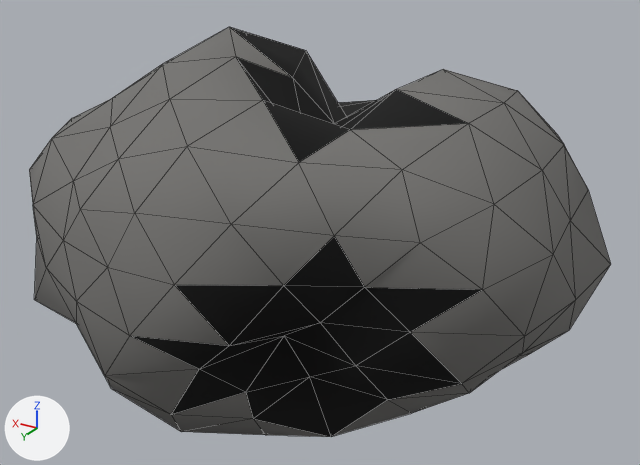
Two versions of the glTF model assets/asteroids/asteroid_sml_00.glb, one commit apart.
Before and after are seen from a 50 mm camera at (-1.88, 2.93, 1.49) aimed at (-0.1, -0.04, 0.0). Lighting does not change. The marker at lower left points along +X, +Y and +Z. The older version comes first. Mesh edges are drawn as thin lines. Vertices at exactly the same position are counted once.

Objects in the first picture: 'asteroid_sml_00'.
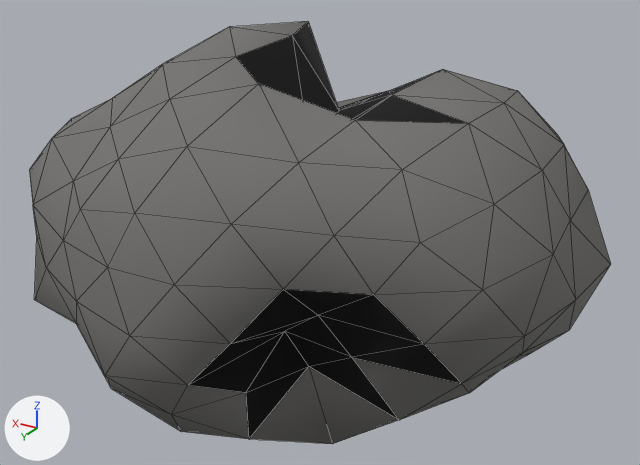
The edits, one by one:
me_icosphere has 162 vertices, 320 faces and spans x -1.24..1.13, y -1.12..1.03, z -0.71..0.84.
me_icosphere is used by ob_asteroid_sml_00; location (0.0, 0.0, 0.0).
Part 1, on me_icosphere:
Vertex 28 of me_icosphere moves from (-0.52, 0.0, -0.58) to (-0.57, 0.0, -0.64).
Vertex 29 of me_icosphere moves from (-0.2, 0.0, -0.5) to (-0.18, 0.0, -0.45).
Vertex 33 of me_icosphere moves from (-0.24, 0.68, -0.46) at pixel (253, 418) to (-0.26, 0.74, -0.5) at pixel (248, 439).
Vertex 35 of me_icosphere moves from (-0.08, 0.21, -0.62) to (-0.08, 0.24, -0.7).
Vertex 37 of me_icosphere moves from (-0.69, 0.45, -0.35) at pixel (387, 399) to (-0.76, 0.5, -0.38) at pixel (399, 420).
Vertex 59 of me_icosphere moves from (-0.64, 0.57, 0.15) at pixel (364, 287) to (-0.71, 0.63, 0.16) at pixel (373, 294).
Vertex 66 of me_icosphere moves from (-0.15, 0.87, -0.17) at pixel (199, 369) to (-0.17, 0.95, -0.18) at pixel (187, 385).
Vertex 114 of me_icosphere moves from (-0.32, 0.91, 0.0) at pixel (229, 345) to (-0.32, 0.9, 0.0) at pixel (230, 343).
Vertex 115 of me_icosphere moves from (-0.42, 0.73, 0.17) at pixel (283, 285) to (-0.44, 0.77, 0.18) at pixel (283, 289).
Vertex 128 of me_icosphere moves from (-0.79, 0.52, 0.0) at pixel (410, 332) to (-0.87, 0.57, 0.0) at pixel (424, 344).
Vertex 142 of me_icosphere moves from (-0.49, 0.53, -0.54) at pixel (331, 436) to (-0.51, 0.54, -0.55) at pixel (332, 443).
Vertex 154 of me_icosphere moves from (-0.42, 0.56, -0.27) at pixel (309, 376) to (-0.39, 0.53, -0.26) at pixel (308, 366).
Vertex 155 of me_icosphere moves from (-0.5, 0.62, 0.0) at pixel (320, 322) to (-0.47, 0.58, 0.0) at pixel (318, 315).
Vertex 156 of me_icosphere moves from (-0.32, 0.58, -0.12) at pixel (284, 335) to (-0.31, 0.56, -0.12) at pixel (284, 331).
Vertex 161 of me_icosphere moves from (-0.61, 0.57, -0.16) at pixel (355, 365) to (-0.58, 0.54, -0.15) at pixel (351, 357).
Part 2, on me_icosphere:
Vertex 11 of me_icosphere moves from (0.0, 0.0, 0.66) at pixel (292, 77) to (0.0, 0.0, 0.83) at pixel (292, 35).
Vertex 72 of me_icosphere moves from (0.04, -0.86, 0.38) to (0.04, -0.92, 0.41) at pixel (388, 90).
Vertex 84 of me_icosphere moves from (0.08, -0.23, 0.72) at pixel (306, 50) to (0.09, -0.27, 0.84) at pixel (308, 21).
Vertex 85 of me_icosphere moves from (0.21, -0.57, 0.37) to (0.2, -0.55, 0.36).
Vertex 91 of me_icosphere moves from (-0.41, 0.27, 0.59) at pixel (350, 129) to (-0.45, 0.29, 0.63) at pixel (355, 120).
Vertex 99 of me_icosphere moves from (-0.15, 0.43, 0.69) at pixel (262, 100) to (-0.16, 0.47, 0.76) at pixel (258, 83).
Vertex 102 of me_icosphere moves from (-0.46, 0.0, 0.68) at pixel (396, 89) to (-0.44, 0.0, 0.65) at pixel (392, 94).
Vertex 106 of me_icosphere moves from (-0.04, -0.48, 0.37) to (-0.05, -0.6, 0.47) at pixel (373, 96).
Vertex 108 of me_icosphere moves from (0.44, -0.47, 0.47) to (0.5, -0.53, 0.54).
Vertex 157 of me_icosphere moves from (0.09, -0.25, 0.32) to (0.09, -0.27, 0.34).
Vertex 158 of me_icosphere moves from (-0.14, -0.09, 0.47) at pixel (334, 123) to (-0.15, -0.1, 0.53) at pixel (339, 110).
Vertex 159 of me_icosphere moves from (-0.12, 0.08, 0.41) to (-0.13, 0.08, 0.43).
Vertex 160 of me_icosphere moves from (-0.1, -0.28, 0.44) to (-0.09, -0.24, 0.38).
me_icosphere part 3: 15 faces spanning x -1.03..0.55, y -0.92..1.03, z -0.64..0.84 switch from mat_crater_asteroid_sml_00 (black #000000) to mat_rock_asteroid_sml_00 (grey #757471).

Changed parts and their boxes [x1, y1, x2, y2] in the pictures (640 x 465 px; the box of a moved part takes in the faces that stretch with it):
'asteroid_sml_00', reshaped: before [29, 27, 611, 437]; after [29, 21, 611, 444]
part 1 of me_icosphere, moved or reshaped: before [105, 224, 525, 437]; after [105, 224, 525, 444]
part 2 of me_icosphere, moved or reshaped: before [170, 27, 504, 170]; after [170, 21, 504, 170]
part 3 of me_icosphere, recoloured: before [131, 27, 482, 437]; after [131, 21, 482, 444]
